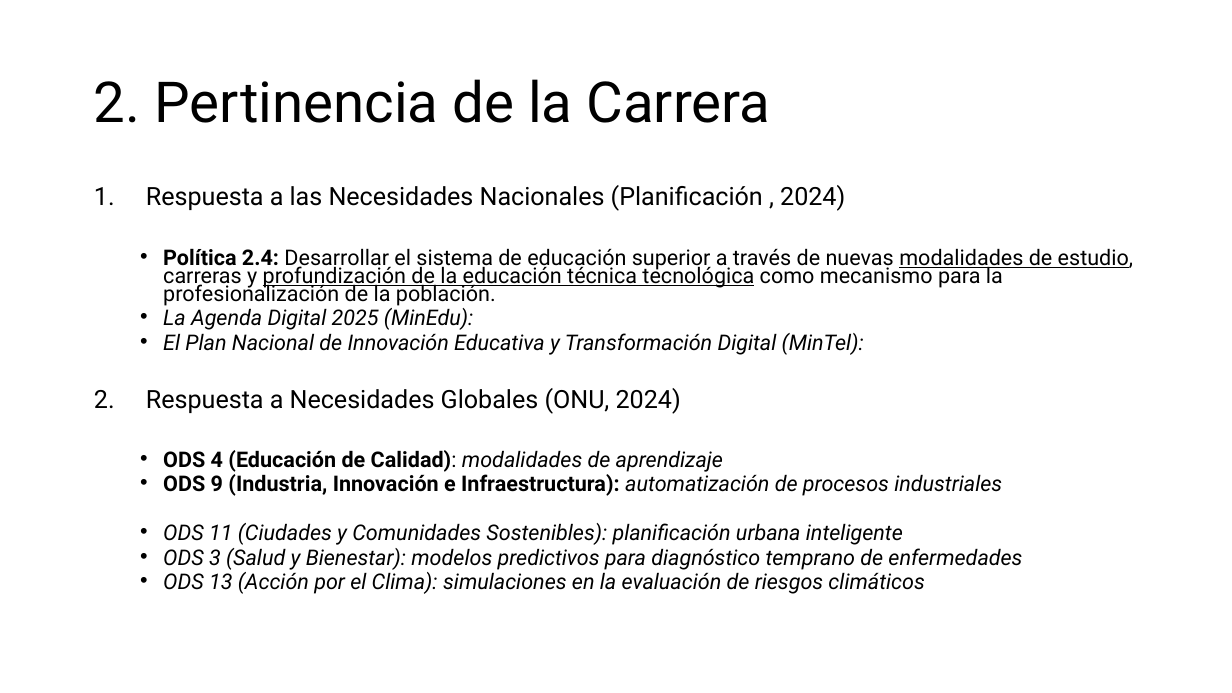
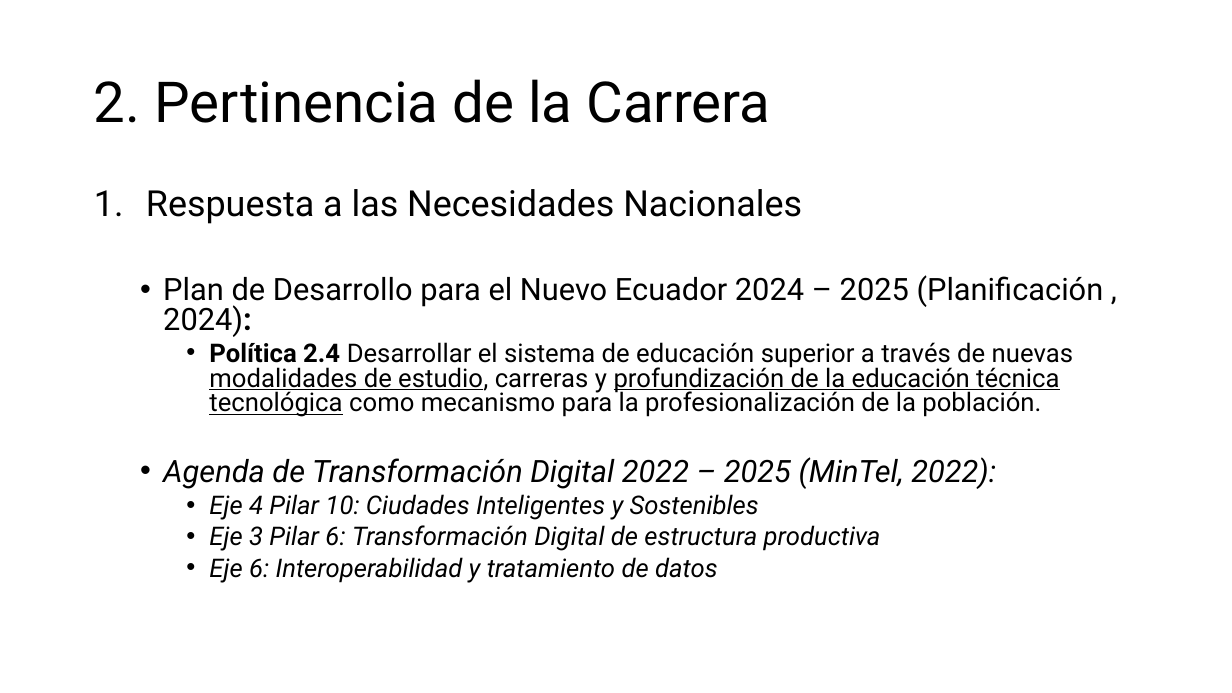
Before and after one commit to aavendan/cdia, a slide deck: slide 4 of 03 Presentación - CDIA.pptx. Drawn at 1232x693 pixels with LibreOffice and Linux fonts; fonts in the diff are those of the drawing. Boxes give left, top, right and bottom in pixels: in the first picture for what was removed or moved away, otherwise in the second. Text is boxed around its words. In the diff, an @@ line names an element or a change of style, - is before the commit and + after.

```diff
--- a/03 Presentación - CDIA.pptx
+++ b/03 Presentación - CDIA.pptx
@@ text at (x1=146, y1=189, x2=1104, y2=583): text changed; size 16.8 to 20 pt; italic off @@
-1. Respuesta a las Necesidades Nacionales (Planificación , 2024)
-  • Política 2.4: Desarrollar el sistema de educación superior a través de nuevas modalidades de estudio, carreras y profundización de la educación técnica tecnológica como mecanismo para la profesionalización de la población.
-  • La Agenda Digital 2025 (MinEdu):
-  • El Plan Nacional de Innovación Educativa y Transformación Digital (MinTel):
-2. Respuesta a Necesidades Globales (ONU, 2024)
-  • ODS 4 (Educación de Calidad): modalidades de aprendizaje
-  • ODS 9 (Industria, Innovación e Infraestructura): automatización de procesos industriales
-  • ODS 11 (Ciudades y Comunidades Sostenibles): planificación urbana inteligente
-  • ODS 3 (Salud y Bienestar): modelos predictivos para diagnóstico temprano de enfermedades
-  • ODS 13 (Acción por el Clima): simulaciones en la evaluación de riesgos climáticos
+1. Respuesta a las Necesidades Nacionales
+  • Plan de Desarrollo para el Nuevo Ecuador 2024 – 2025 (Planificación , 2024):
+    • Política 2.4 Desarrollar el sistema de educación superior a través de nuevas modalidades de estudio, carreras y profundización de la educación técnica tecnológica como mecanismo para la profesionalización de la población.
+  • Agenda de Transformación Digital 2022 – 2025 (MinTel, 2022):
+    • Eje 4 Pilar 10: Ciudades Inteligentes y Sostenibles
+    • Eje 3 Pilar 6: Transformación Digital de estructura productiva
+    • Eje 6: Interoperabilidad y tratamiento de datos
```
Also in this commit, not shown: 9 other slides changed, 2 slides added.
